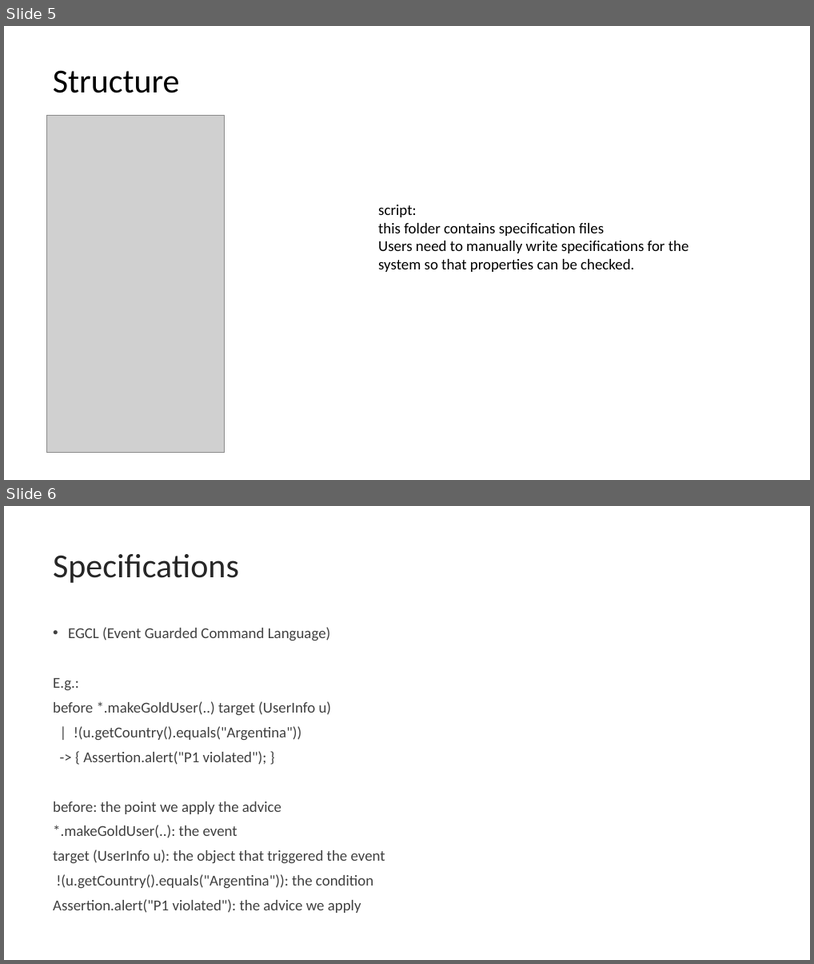
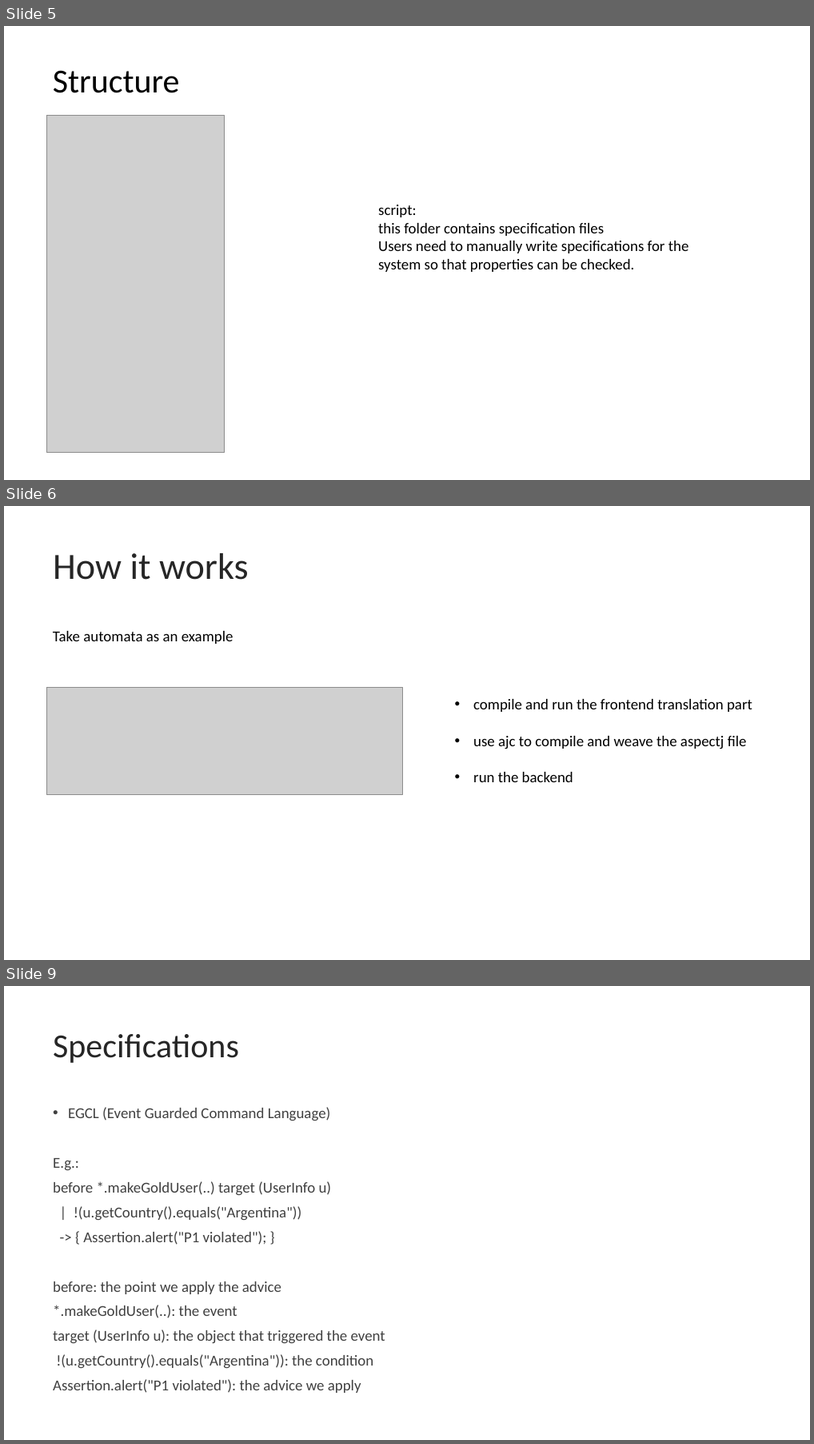
Before and after one commit to IrisesD/RV-Java-prototype, a slide deck: doc/Demo Slides.pptx. Shown one above the other, each under a label of ours: slides 5 and 6 before the commit, slides 5, 6 and 9 after it; the slides between them are not shown. The pictures are 814x964 and 814x1444 pixels, drawn with LibreOffice and Linux fonts; fonts in the diff are those of the drawing; grey boxes stand for pictures; background and template pictures are left out. Boxes give left, top, right and bottom in pixels: in the first picture for what was removed or moved away, otherwise in the second. Text is boxed around its words. In the diff, an @@ line names an element or a change of style, - is before the commit and + after.

```diff
--- a/doc/Demo Slides.pptx
+++ b/doc/Demo Slides.pptx
@@ slide 6 added at (x1=4, y1=506, x2=810, y2=960), background picture (left out) @@
@@ title added at (x1=53, y1=553, x2=249, y2=580), 44 pt, text #262626 @@
+How it works
@@ text added at (x1=53, y1=631, x2=234, y2=644), 18 pt, text #000000 @@
+Take automata as an example
@@ picture added at (x1=47, y1=688, x2=403, y2=794) @@
@@ text added at (x1=474, y1=699, x2=753, y2=782), 18 pt, text #000000 @@
+• compile and run the frontend translation part
+• use ajc to compile and weave the aspectj file
+• run the backend
@@ what was slide 6 is now slide 9 @@
```
Also in this commit, not shown: 2 slides changed, 2 other slides added, 1 other file.
